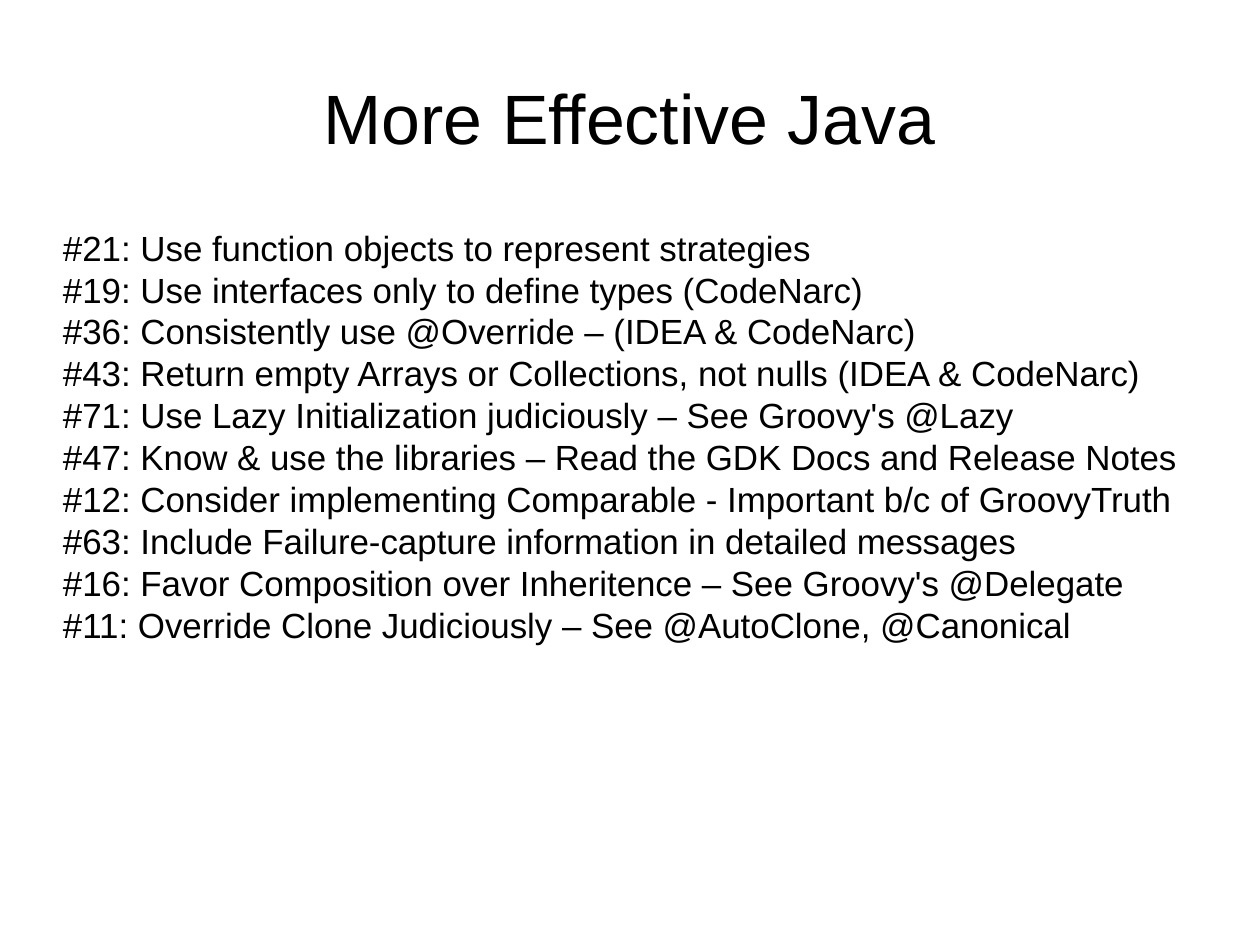
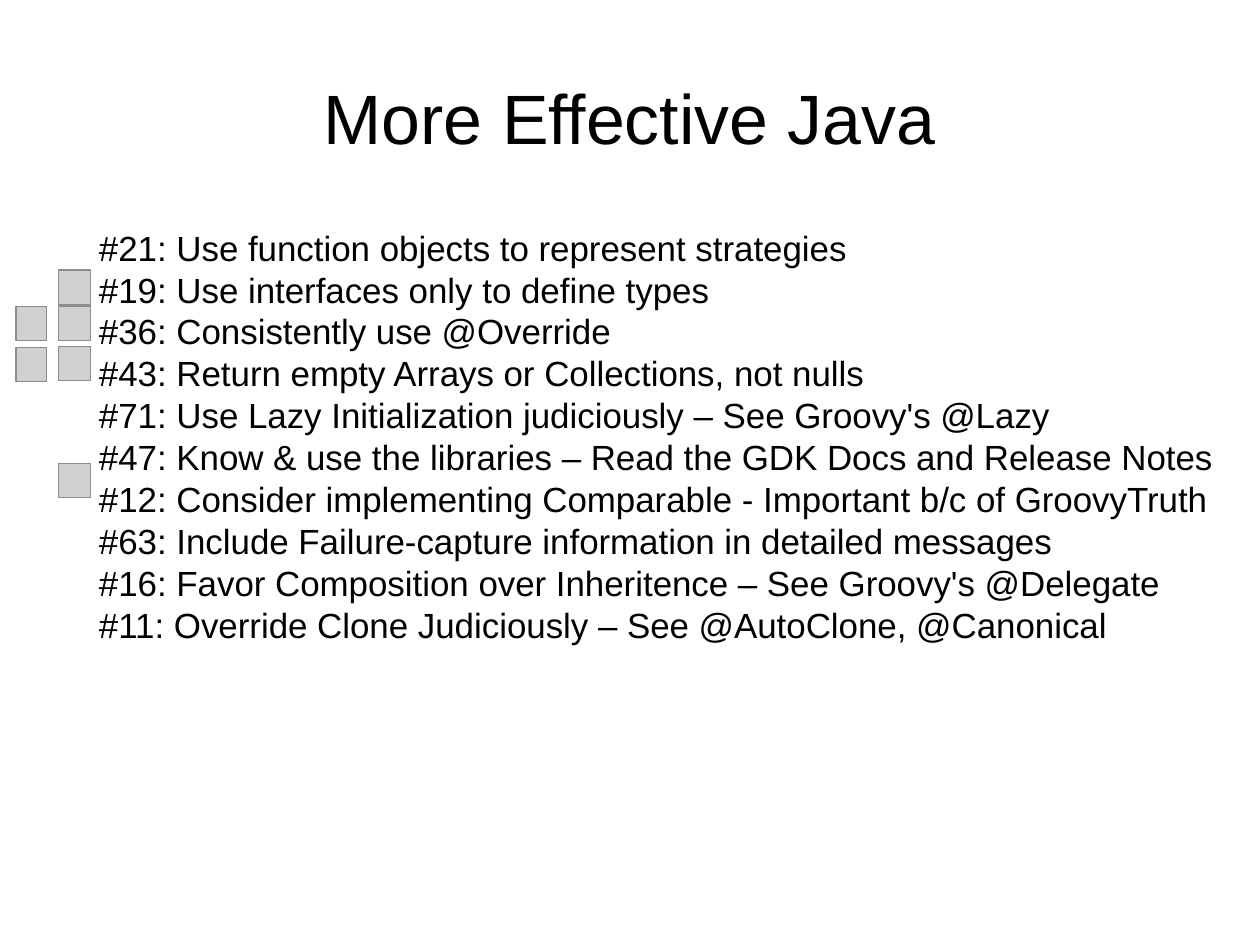
Before and after one commit to HamletDRC/presentations, a slide deck: slide 31 of effectivegroovy/effectivegroovy_springio2011.odp (slide 30 before the commit). Drawn at 1260x945 pixels with LibreOffice and Linux fonts; fonts in the diff are those of the drawing; grey boxes stand for pictures; background and template pictures are left out. Boxes give left, top, right and bottom in pixels: in the first picture for what was removed or moved away, otherwise in the second. Text is boxed around its words. In the diff, an @@ line names an element or a change of style, - is before the commit and + after.

Commit message:
effectiv ejava run through

```diff
--- a/effectivegroovy/effectivegroovy_springio2011.odp
+++ b/effectivegroovy/effectivegroovy_springio2011.odp
@@ subtitle "#21: Use function objects to ...": place and size @@
-subtitle "#21: Use function objects to ..." at bbox=[63, 235, 1176, 645]
+subtitle "#21: Use function objects to ..." at bbox=[99, 235, 1212, 645]
@@ picture added at bbox=[58, 270, 90, 304] @@
@@ subtitle at bbox=[99, 277, 864, 393]: text changed @@
-#19: Use interfaces only to define types (CodeNarc)
-#36: Consistently use @Override – (IDEA & CodeNarc)
-#43: Return empty Arrays or Collections, not nulls (IDEA & CodeNarc)
+#19: Use interfaces only to define types
+#36: Consistently use @Override
+#43: Return empty Arrays or Collections, not nulls
@@ picture added at bbox=[16, 306, 47, 341] @@
@@ picture added at bbox=[58, 306, 90, 341] @@
@@ picture added at bbox=[16, 348, 47, 382] @@
@@ picture added at bbox=[58, 346, 90, 381] @@
@@ picture added at bbox=[58, 464, 90, 499] @@
```
Also in this commit, not shown: 3 other slides changed, 1 slide added, 3 other files.
